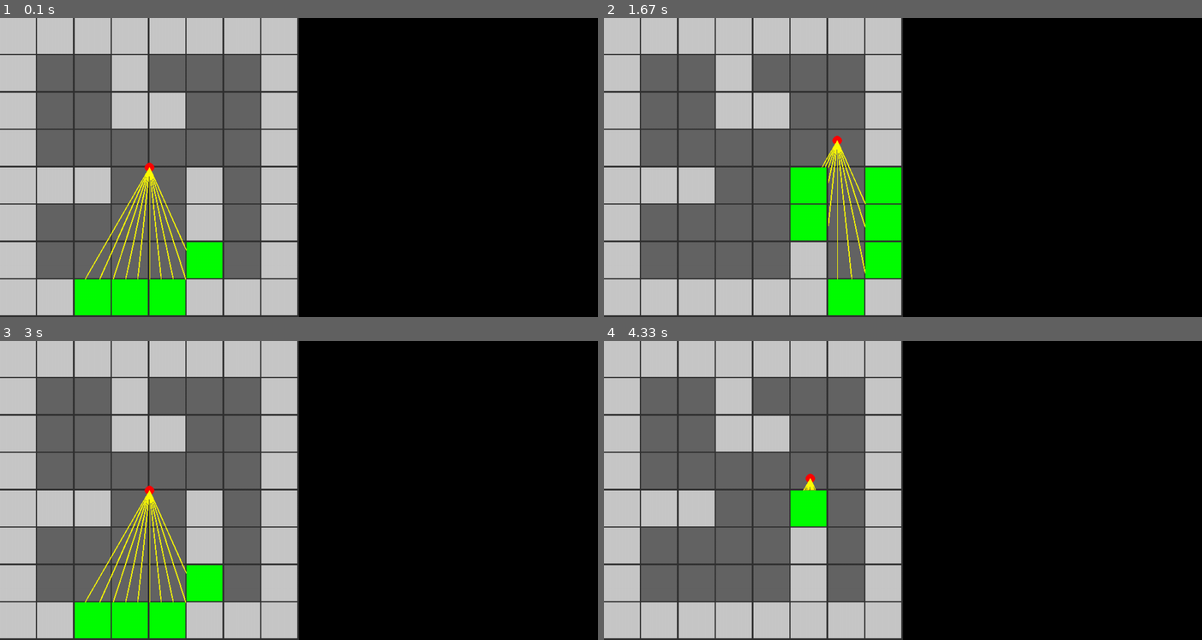
Above: before the commit, frames 1-4 (two rows, left to right).
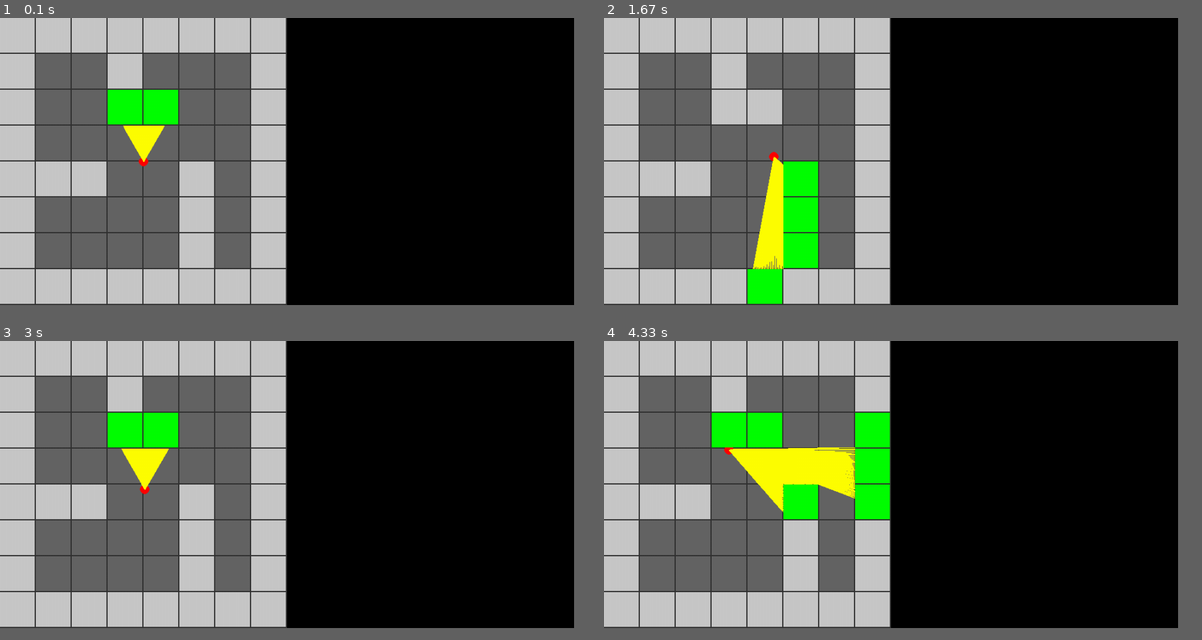
Above: after the commit, the same moments.

Repository: maksimKorzh/raycasting-tutorials
Game: pygame game, started from src/pygame-raycasting/raycasting.py
The game is run twice, just before and just after one commit, with the same random seed, the same clock (stepped at 60 frames per second) and the same inputs.
Inputs:
- Up to frame 1 (0.1 s): no input
- Up to frame 2 (1.67 s): hold Right 0.33-0.8 s; hold Up 0.83-1.13 s; hold Right 1.17-1.63 s
- Up to frame 3 (3 s): hold Left 1.67-2.2 s; hold Down 2.23-2.53 s; hold Left 2.57-2.97 s
- Up to frame 4 (4.33 s): hold Up 3-3.37 s; hold Right 3.4-4.03 s; hold Down from 4.07 s (still down)
In our replay, the window is 900x450 before the commit and 864x432 after it. These sizes can differ from the game's own. Grey fills any space a smaller window leaves; there, only what the larger window draws over its background counts as a difference.

The runs differ from the first frame. In frame 1, 18% of the frame differs, in the area x 0-50%, y 0-100%; in frame 2, 18%; in frame 3, 18%; in frame 4, 19%.

Commit message:
implemented collision detection

Diff:
--- a/src/pygame-raycasting/raycasting.py
+++ b/src/pygame-raycasting/raycasting.py
@@ -20,9 +20,9 @@
 )
 
 # global constants
-SCREEN_HEIGHT = 500
+SCREEN_HEIGHT = 480
 SCREEN_WIDTH = SCREEN_HEIGHT * 2
-CASTED_RAYS = 10
+CASTED_RAYS = 120
 MAP_SIZE = 8
 TILE_SIZE = SCREEN_HEIGHT / MAP_SIZE
 MAX_DEPTH = int(MAP_SIZE * TILE_SIZE)
@@ -32,7 +32,7 @@
 # global variables
 player_x = SCREEN_HEIGHT / 2
 player_y = SCREEN_HEIGHT / 2
-player_angle = 0.0
+player_angle = math.pi
 
 # create window
 win = pygame.display.set_mode((SCREEN_WIDTH, SCREEN_HEIGHT))
@@ -88,13 +88,11 @@
             # draw casting ray
             pygame.draw.line(win, (255, 255, 0), (player_x, player_y), (target_x, target_y))
 
-
-
-
-
         # increment angle
         start_angle += STEP_ANGLE
 
+# moving direction
+forward = True
 
 # game loop
 while True:
@@ -112,13 +110,37 @@
     # get user input
     keys = pygame.key.get_pressed()
 
+    # collision detection
+    if MAP[int(player_y / TILE_SIZE) * MAP_SIZE + int(player_x / TILE_SIZE)] == '#':
+        # highlight the wall
+        target_col = int(player_x / TILE_SIZE)
+        target_row = int(player_y / TILE_SIZE)
+        pygame.draw.rect(win, (255, 0, 0), (target_col * TILE_SIZE,
+                                            target_row * TILE_SIZE,
+                                            TILE_SIZE - 2,
+                                            TILE_SIZE - 2))
+
+        # drop back
+        if forward:
+            player_x -= 5 * math.sin(player_angle)
+            player_y -= 5 * math.cos(player_angle)
+
+        else:
+            player_x += 5 * math.sin(player_angle)
+            player_y += 5 * math.cos(player_angle)
+
     # update player position/view
-    if keys[pygame.K_a]: player_angle += 0.1
-    if keys[pygame.K_d]: player_angle -= 0.1
-    if keys[pygame.K_UP]: player_y -= 5
-    if keys[pygame.K_DOWN]: player_y += 5
-    if keys[pygame.K_LEFT]: player_x -= 5
-    if keys[pygame.K_RIGHT]: player_x += 5
+    if keys[pygame.K_LEFT]: player_angle += 0.1
+    if keys[pygame.K_RIGHT]: player_angle -= 0.1
+    if keys[pygame.K_UP]:
+        player_x += 5 * math.sin(player_angle)
+        player_y += 5 * math.cos(player_angle)
+        forward = True
+
+    if keys[pygame.K_DOWN]:
+        player_x -= 5 * math.sin(player_angle)
+        player_y -= 5 * math.cos(player_angle)
+        forward = False
 
     # update frame according to FPS
     pygame.display.flip()
